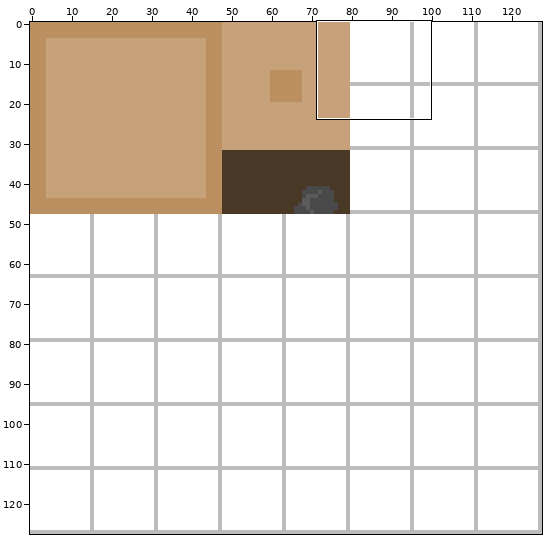
Two versions of one sprite sheet, assets/cave_terrain.png. Above: a wide view before the commit, with the close-up outlined.
Close-up. Before:
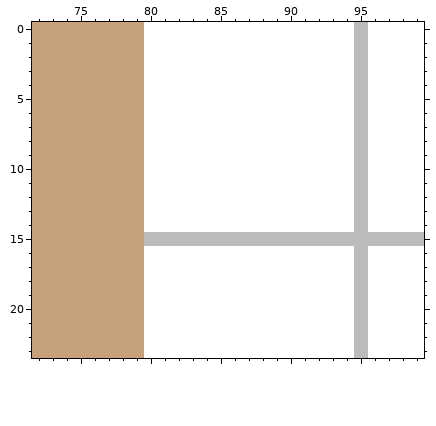
The file is 128x128 pixels. Shown: x 72..99, y 0..23.
The same view after the edit:
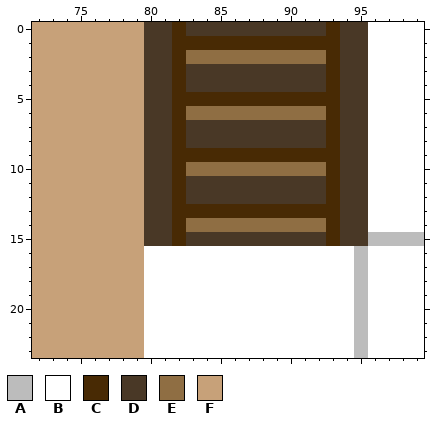
Palette (. is transparent): A #bcbcbc  B #ffffff  C #482a04  D #493826  E #8f6e43  F #c7a179
From old to new:
y 0: x 80..95 BBBBBBBBBBBBBBBA -> DDCDDDDDDDDDDCDD
y 1: x 80..95 BBBBBBBBBBBBBBBA -> DDCCCCCCCCCCCCDD
y 2: x 80..95 BBBBBBBBBBBBBBBA -> DDCEEEEEEEEEECDD
y 3..4: x 80..95 BBBBBBBBBBBBBBBA -> DDCDDDDDDDDDDCDD
y 5: x 80..95 BBBBBBBBBBBBBBBA -> DDCCCCCCCCCCCCDD
y 6: x 80..95 BBBBBBBBBBBBBBBA -> DDCEEEEEEEEEECDD
y 7..8: x 80..95 BBBBBBBBBBBBBBBA -> DDCDDDDDDDDDDCDD
y 9: x 80..95 BBBBBBBBBBBBBBBA -> DDCCCCCCCCCCCCDD
y 10: x 80..95 BBBBBBBBBBBBBBBA -> DDCEEEEEEEEEECDD
y 11..12: x 80..95 BBBBBBBBBBBBBBBA -> DDCDDDDDDDDDDCDD
y 13: x 80..95 BBBBBBBBBBBBBBBA -> DDCCCCCCCCCCCCDD
y 14: x 80..95 BBBBBBBBBBBBBBBA -> DDCEEEEEEEEEECDD
y 15: x 80..95 AAAAAAAAAAAAAAAA -> DDCDDDDDDDDDDCDD
Boxes around the changes in both close-ups, in picture pixels (x1, y1, x2, y2):
changed: (144, 22, 368, 246)
